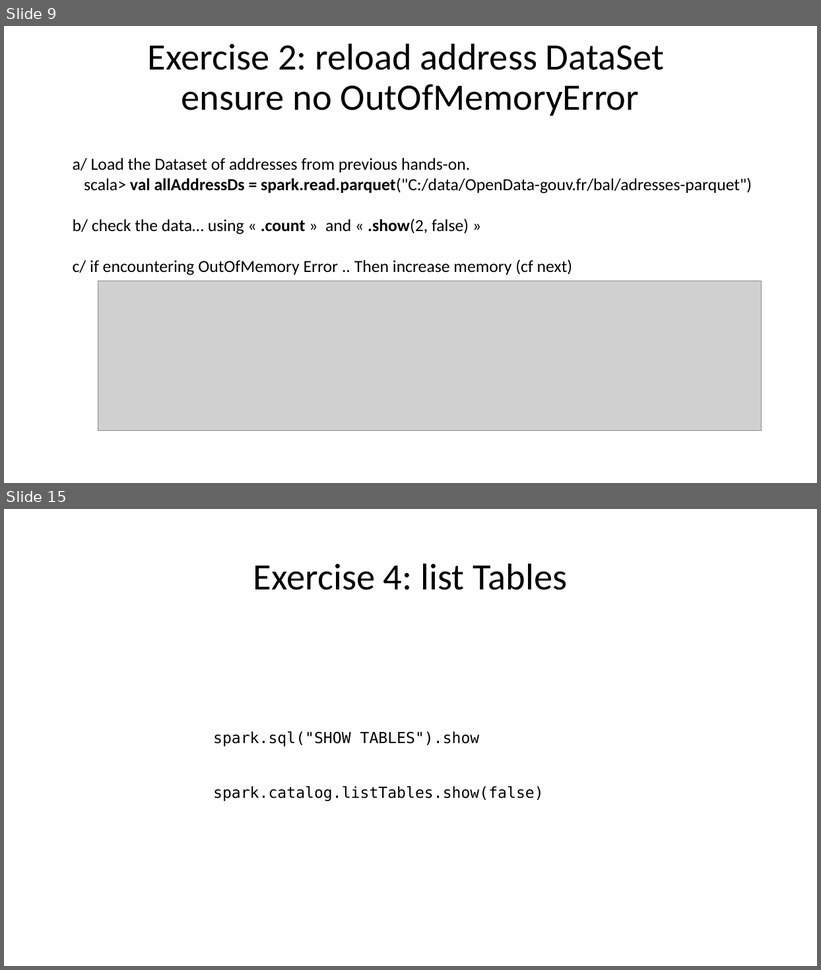
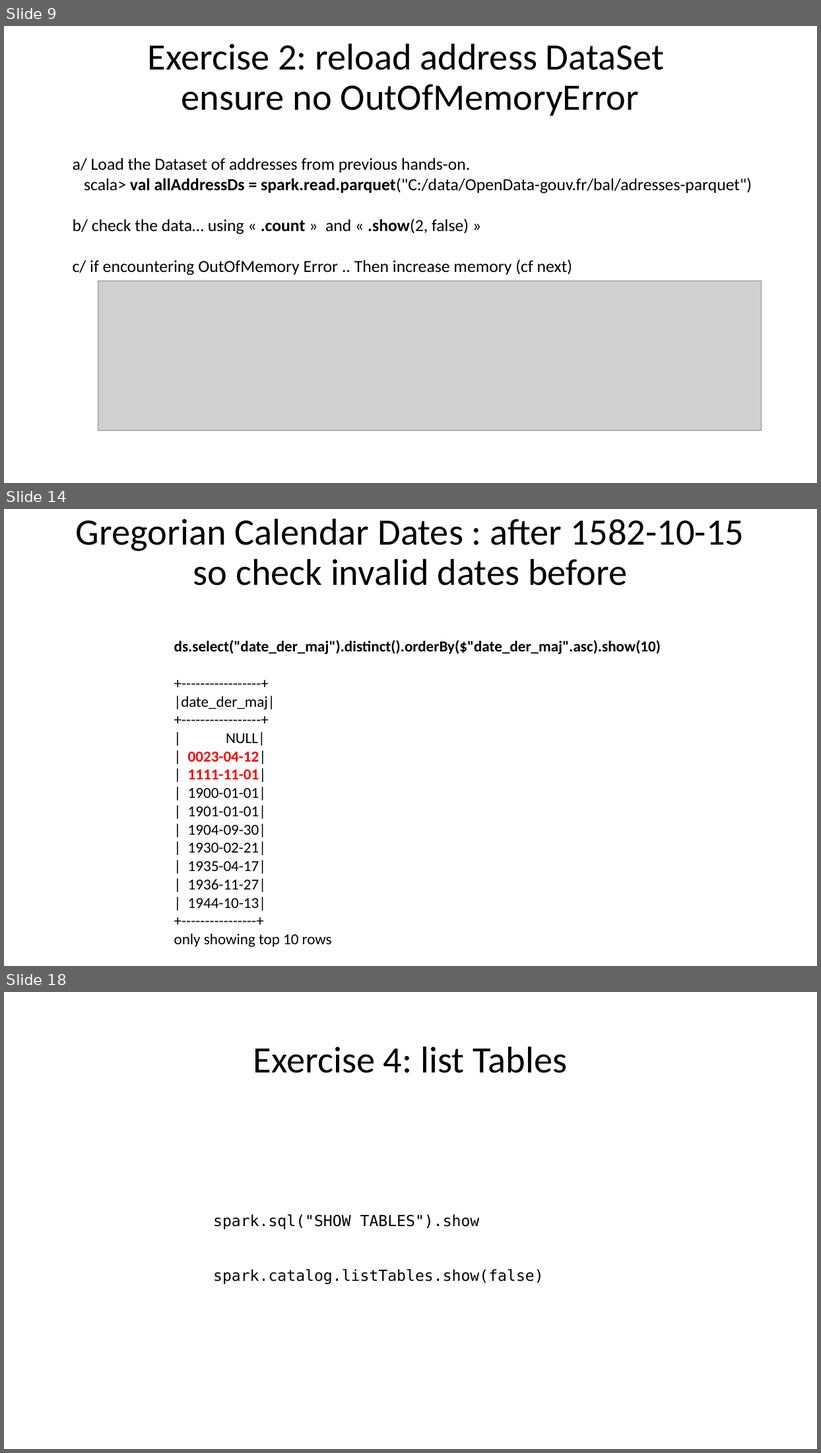
Before and after one commit to Arnaud-Nauwynck/presentations, a slide deck: pres-bigdata/Hands-On/BigData-Spark-TD3.pptx. Shown one above the other, each under a label of ours: slides 9 and 15 before the commit, slides 9, 14 and 18 after it; the slides between them are not shown. The pictures are 821x970 and 821x1453 pixels, drawn with LibreOffice and Linux fonts; fonts in the diff are those of the drawing; grey boxes stand for pictures. Boxes give left, top, right and bottom in pixels: in the first picture for what was removed or moved away, otherwise in the second. Text is boxed around its words. In the diff, an @@ line names an element or a change of style, - is before the commit and + after.

```diff
--- a/pres-bigdata/Hands-On/BigData-Spark-TD3.pptx
+++ b/pres-bigdata/Hands-On/BigData-Spark-TD3.pptx
@@ slide 14 added at bbox=[4, 509, 817, 966], background #FFFFFF @@
@@ title added at bbox=[76, 518, 744, 586], 44 pt, text #000000 @@
+Gregorian Calendar Dates : after 1582-10-15
+so check invalid dates before
@@ text added at bbox=[174, 640, 661, 947], 18 pt, text #000000 @@
+ds.select("date_der_maj").distinct().orderBy($"date_der_maj".asc).show(10)
++-----------------+
+|date_der_maj|
++-----------------+
+| NULL|
+| 0023-04-12|
+| 1111-11-01|
+| 1900-01-01|
+| 1901-01-01|
+| 1904-09-30|
+| 1930-02-21|
+| 1935-04-17|
+| 1936-11-27|
+| 1944-10-13|
++----------------+
+only showing top 10 rows
@@ what was slide 15 is now slide 18 @@
```
Also in this commit, not shown: 4 slides changed, 2 other slides added, 9 other files.
